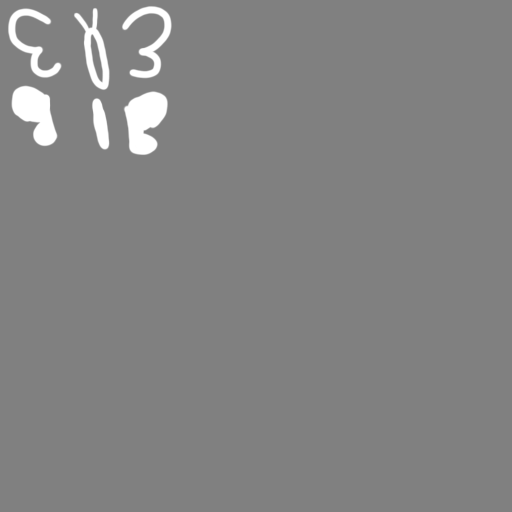
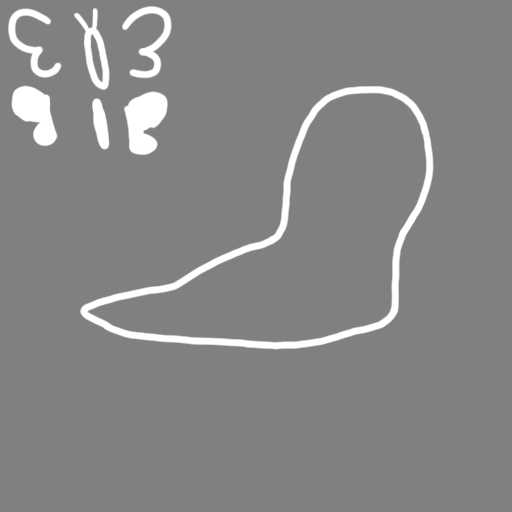
Comparing the layer stacks of the two (512, 512) images. Changes:
showed "PlayerBodyRef" over <box>79,85,434,350</box>
